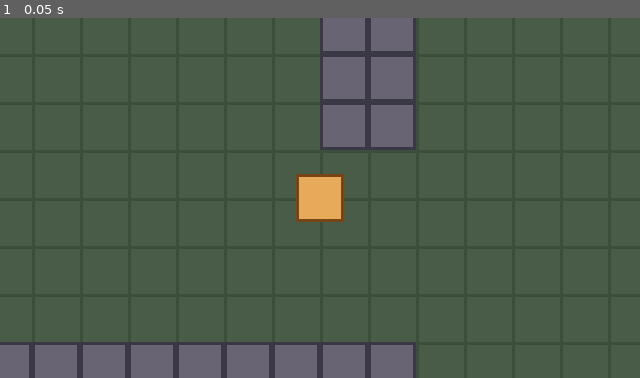
Above: before the commit, frame 1.
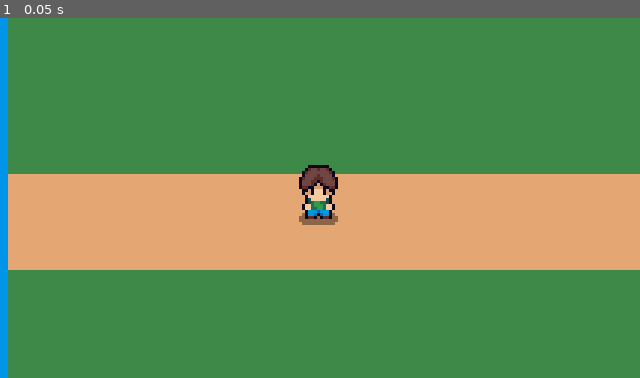
Above: after the commit, the same moment.

Repository: chris-suryo/norfolk-path
Game: Godot game, scene res://scenes/main.tscn
Two runs of this game, one before a commit and one after it. Both use one fixed random seed, a clock stepped at 60 frames per second and the inputs below.
Inputs:
- Up to frame 1 (0.05 s): no input

The runs differ from the first frame. In frame 1, 100% of the frame differs, in the area x 0-100%, y 0-100%.

Commit message:
Swap placeholder art for Cute Fantasy assets; theme level, add shop + chicken
The real art pack landed on the branch (committed by Chris locally, since
itch.io is unreachable from the cloud session), so this pass retires the
programmer-art placeholders and lightly themes the walking skeleton. No
new systems: no combat, no dialogue system, no NPC AI, no save.

- Player: Sprite2D now uses Player.png (32x32 frames, 6x10 sheet; layout
  verified by decoding the PNG — rows are idle down/side/up then walk
  down/side/up, side rows face right). player.gd picks the row from
  facing, cycles columns at 8 fps while moving, flips horizontally when
  walking left. Deliberately plain frame math on one Sprite2D, not an
  animation state machine.
- Level: grass island painted in code (kept — still authored headlessly):
  2-tile water ring replaces the wall ring as the impassable border, pond
  at the east end merges into the ring as a bay, 2-wide path winds from
  the west spawn to the pond. assets/tileset.tres has grass/path/water
  fill tiles with collision on water only; the pack's edge/corner
  autotile sheets are a deferred polish pass.
- Evan's shop: self-contained scenes/shop.tscn (house sprite, solid base,
  Area2D at the door) shows "Toasted, or the old way?" in a bottom-center
  label while the player stands near, hides it on exit. Geometry checked
  against a rendered layout mockup: the trigger circle overlaps the path,
  the collision box does not.
- Chicken at the pond: static Sprite2D, frame 0 of Chicken.png -- a
  TEMPORARY stand-in for Ariana, who should be a duck (duck download
  failed to extract; swap is noted in PROJECT.md).
- Removed assets/placeholder/ (all references replaced).
- PROJECT.md: status, art-pack path, duck note, and a license caution --
  the free tier forbids redistribution, worth revisiting if the repo ever
  goes public.

Authored blind (no engine in this sandbox): validated by gdlint/gdformat
(CI gate), by pattern-matching the already-proven .tres/.tscn syntax, and
by a rendered mockup of the painted layout. Chris's headless import +
Web re-export is the real verification, per the plan.

Co-Authored-By: Claude Sonnet 5 <noreply@anthropic.com>
Claude-Session: https://claude.ai/code/session_01PyCWLhnuhoW79J25QhMwPD

Diff:
--- a/assets/placeholder/tileset.tres
+++ /dev/null
@@ -1,15 +0,0 @@
-[gd_resource type="TileSet" load_steps=3 format=3]
-
-[ext_resource type="Texture2D" path="res://assets/placeholder/tiles.png" id="1_tiles"]
-
-[sub_resource type="TileSetAtlasSource" id="TileSetAtlasSource_1"]
-texture = ExtResource("1_tiles")
-texture_region_size = Vector2i(16, 16)
-0:0/0 = 0
-1:0/0 = 0
-1:0/0/physics_layer_0/polygon_0/points = PackedVector2Array(-8, -8, 8, -8, 8, 8, -8, 8)
-
-[resource]
-tile_size = Vector2i(16, 16)
-physics_layer_0/collision_layer = 1
-sources/0 = SubResource("TileSetAtlasSource_1")
--- /dev/null
+++ b/assets/tileset.tres
@@ -0,0 +1,28 @@
+[gd_resource type="TileSet" load_steps=7 format=3]
+
+[ext_resource type="Texture2D" path="res://assets/cute_fantasy/Cute_Fantasy_Free/Tiles/Grass_Middle.png" id="1_grass"]
+[ext_resource type="Texture2D" path="res://assets/cute_fantasy/Cute_Fantasy_Free/Tiles/Path_Middle.png" id="2_path"]
+[ext_resource type="Texture2D" path="res://assets/cute_fantasy/Cute_Fantasy_Free/Tiles/Water_Middle.png" id="3_water"]
+
+[sub_resource type="TileSetAtlasSource" id="TileSetAtlasSource_grass"]
+texture = ExtResource("1_grass")
+texture_region_size = Vector2i(16, 16)
+0:0/0 = 0
+
+[sub_resource type="TileSetAtlasSource" id="TileSetAtlasSource_path"]
+texture = ExtResource("2_path")
+texture_region_size = Vector2i(16, 16)
+0:0/0 = 0
+
+[sub_resource type="TileSetAtlasSource" id="TileSetAtlasSource_water"]
+texture = ExtResource("3_water")
+texture_region_size = Vector2i(16, 16)
+0:0/0 = 0
+0:0/0/physics_layer_0/polygon_0/points = PackedVector2Array(-8, -8, 8, -8, 8, 8, -8, 8)
+
+[resource]
+tile_size = Vector2i(16, 16)
+physics_layer_0/collision_layer = 1
+sources/0 = SubResource("TileSetAtlasSource_grass")
+sources/1 = SubResource("TileSetAtlasSource_path")
+sources/2 = SubResource("TileSetAtlasSource_water")
--- a/scenes/level.tscn
+++ b/scenes/level.tscn
@@ -1,7 +1,7 @@
 [gd_scene load_steps=3 format=3]
 
 [ext_resource type="Script" path="res://scripts/level.gd" id="1_level"]
-[ext_resource type="TileSet" path="res://assets/placeholder/tileset.tres" id="2_tileset"]
+[ext_resource type="TileSet" path="res://assets/tileset.tres" id="2_tileset"]
 
 [node name="Level" type="TileMapLayer"]
 tile_set = ExtResource("2_tileset")
--- a/scenes/main.tscn
+++ b/scenes/main.tscn
@@ -1,15 +1,26 @@
-[gd_scene load_steps=4 format=3]
+[gd_scene load_steps=6 format=3]
 
 [ext_resource type="PackedScene" path="res://scenes/level.tscn" id="1_level"]
 [ext_resource type="PackedScene" path="res://scenes/player.tscn" id="2_player"]
 [ext_resource type="Script" path="res://scripts/follow_camera.gd" id="3_cam"]
+[ext_resource type="PackedScene" path="res://scenes/shop.tscn" id="4_shop"]
+[ext_resource type="Texture2D" path="res://assets/cute_fantasy/Cute_Fantasy_Free/Animals/Chicken/Chicken.png" id="5_chicken"]
 
 [node name="Main" type="Node2D"]
 
 [node name="Level" parent="." instance=ExtResource("1_level")]
 
+[node name="Shop" parent="." instance=ExtResource("4_shop")]
+position = Vector2(416, 240)
+
+[node name="Chicken" type="Sprite2D" parent="."]
+position = Vector2(712, 296)
+texture = ExtResource("5_chicken")
+hframes = 2
+vframes = 2
+
 [node name="Player" parent="." instance=ExtResource("2_player")]
-position = Vector2(480, 336)
+position = Vector2(136, 328)
 
 [node name="Camera2D" type="Camera2D" parent="."]
 script = ExtResource("3_cam")
--- a/scenes/player.tscn
+++ b/scenes/player.tscn
@@ -1,7 +1,7 @@
 [gd_scene load_steps=4 format=3]
 
 [ext_resource type="Script" path="res://scripts/player.gd" id="1_player"]
-[ext_resource type="Texture2D" path="res://assets/placeholder/player.png" id="2_tex"]
+[ext_resource type="Texture2D" path="res://assets/cute_fantasy/Cute_Fantasy_Free/Player/Player.png" id="2_tex"]
 
 [sub_resource type="RectangleShape2D" id="RectangleShape2D_1"]
 size = Vector2(12, 12)
@@ -12,6 +12,8 @@
 
 [node name="Sprite2D" type="Sprite2D" parent="."]
 texture = ExtResource("2_tex")
+hframes = 6
+vframes = 10
 
 [node name="CollisionShape2D" type="CollisionShape2D" parent="."]
 shape = SubResource("RectangleShape2D_1")
--- /dev/null
+++ b/scenes/shop.tscn
@@ -0,0 +1,42 @@
+[gd_scene load_steps=4 format=3]
+
+[ext_resource type="Script" path="res://scripts/shop_sign.gd" id="1_shop"]
+[ext_resource type="Texture2D" path="res://assets/cute_fantasy/Cute_Fantasy_Free/Outdoor decoration/House_1_Wood_Base_Blue.png" id="2_house"]
+
+[sub_resource type="RectangleShape2D" id="RectangleShape2D_base"]
+size = Vector2(88, 56)
+
+[sub_resource type="CircleShape2D" id="CircleShape2D_door"]
+radius = 56.0
+
+[node name="ShopSign" type="StaticBody2D"]
+script = ExtResource("1_shop")
+
+[node name="Sprite2D" type="Sprite2D" parent="."]
+texture = ExtResource("2_house")
+
+[node name="CollisionShape2D" type="CollisionShape2D" parent="."]
+position = Vector2(0, 34)
+shape = SubResource("RectangleShape2D_base")
+
+[node name="Area2D" type="Area2D" parent="."]
+position = Vector2(0, 48)
+
+[node name="CollisionShape2D" type="CollisionShape2D" parent="Area2D"]
+shape = SubResource("CircleShape2D_door")
+
+[node name="CanvasLayer" type="CanvasLayer" parent="."]
+
+[node name="Label" type="Label" parent="CanvasLayer"]
+anchor_left = 0.5
+anchor_top = 1.0
+anchor_right = 0.5
+anchor_bottom = 1.0
+offset_left = -200.0
+offset_top = -48.0
+offset_right = 200.0
+offset_bottom = -20.0
+grow_horizontal = 2
+grow_vertical = 0
+horizontal_alignment = 1
+vertical_alignment = 1
--- a/scripts/level.gd
+++ b/scripts/level.gd
@@ -1,23 +1,34 @@
 class_name Level
 extends TileMapLayer
 
-## Placeholder level, painted in code at runtime.
+## Grass-island level, painted in code at runtime.
 ##
 ## The layout is generated with set_cell() rather than hand-painted in the
-## editor because this project was authored headlessly (no editor available, and
-## a TileMapLayer's binary tile data isn't safe to hand-write). It uses the
-## placeholder TileSet's two tiles — floor (walkable) and wall (collision) — so
-## dropping in real Cute Fantasy art is a tileset swap, not a level rebuild.
-## It's intentionally larger than one screen so the follow camera actually
-## scrolls and clamps.
+## editor because this project was authored headlessly (no editor available,
+## and a TileMapLayer's binary tile data isn't safe to hand-write). Theme:
+## a grass island ringed by impassable water, a path winding from the west
+## spawn toward a pond at the east end. Uses the Cute Fantasy "middle" fill
+## tiles only — edge/corner autotiling is a later polish pass.
+##
+## Layout map (tile coords, 60x40):
+##   - water ring: 2 tiles thick around the border
+##   - pond: x 46..59, y 10..26 (merges into the east ring, reads as a bay)
+##   - path leg 1: x 2..31, y 20..21 (west spawn -> bend)
+##   - path leg 2: x 30..31, y 12..21 (the bend, heading north)
+##   - path leg 3: x 30..45, y 12..13 (east to the pond edge)
+##   - Evan's shop sits just north of leg 1 (placed in main.tscn)
 
-const SOURCE_ID := 0
-const FLOOR_ATLAS := Vector2i(0, 0)
-const WALL_ATLAS := Vector2i(1, 0)
+const SOURCE_GRASS := 0
+const SOURCE_PATH := 1
+const SOURCE_WATER := 2
+const ATLAS_ORIGIN := Vector2i(0, 0)
 
 ## Level size in tiles. 60x40 @ 16px = 960x640 px, well past the 640x360 view.
 const WIDTH := 60
 const HEIGHT := 40
+
+## Water ring thickness in tiles.
+const RING := 2
 
 
 func _ready() -> void:
@@ -25,21 +36,24 @@
 
 
 func _paint() -> void:
-	# Floor everywhere, with a solid wall ring around the outer edge.
+	# Grass everywhere, water ring around the outer edge.
 	for y in HEIGHT:
 		for x in WIDTH:
-			var is_border := x == 0 or y == 0 or x == WIDTH - 1 or y == HEIGHT - 1
-			var atlas := WALL_ATLAS if is_border else FLOOR_ATLAS
-			set_cell(Vector2i(x, y), SOURCE_ID, atlas)
+			var in_ring := x < RING or y < RING or x >= WIDTH - RING or y >= HEIGHT - RING
+			var source := SOURCE_WATER if in_ring else SOURCE_GRASS
+			set_cell(Vector2i(x, y), source, ATLAS_ORIGIN)
 
-	# A few interior walls so there's real geometry to navigate around.
-	_wall_rect(10, 8, 6, 2)
-	_wall_rect(40, 6, 2, 12)
-	_wall_rect(18, 24, 14, 2)
-	_wall_rect(30, 12, 2, 8)
+	# Pond at the east end, connected to the ring so it reads as a bay.
+	_fill_rect(46, 10, WIDTH - 46, 17, SOURCE_WATER)
+
+	# Path from the west spawn to the pond edge: two horizontal legs joined
+	# by a vertical bend.
+	_fill_rect(2, 20, 30, 2, SOURCE_PATH)
+	_fill_rect(30, 12, 2, 10, SOURCE_PATH)
+	_fill_rect(30, 12, 16, 2, SOURCE_PATH)
 
 
-func _wall_rect(x: int, y: int, w: int, h: int) -> void:
+func _fill_rect(x: int, y: int, w: int, h: int, source: int) -> void:
 	for dy in h:
 		for dx in w:
-			set_cell(Vector2i(x + dx, y + dy), SOURCE_ID, WALL_ATLAS)
+			set_cell(Vector2i(x + dx, y + dy), source, ATLAS_ORIGIN)
--- a/scripts/player.gd
+++ b/scripts/player.gd
@@ -9,6 +9,21 @@
 ## call on Windows, not something the headless build can verify. An early
 ## prototype felt too fast/precise because it snapped straight to max speed with
 ## no ramp; these defaults start slower and heavier on purpose.
+##
+## Sprite frames come straight from the Cute Fantasy Player.png sheet (32x32
+## frames, 6 columns x 10 rows): rows 0/1/2 are idle down/side/up, rows 3/4/5
+## are walk down/side/up, rows 6+ are action rows (unused here). Side rows face
+## RIGHT in the sheet, so moving left flips the sprite. This is deliberately
+## just row/column math on one Sprite2D — no animation state machine yet.
+
+const IDLE_ROW_DOWN := 0
+const IDLE_ROW_SIDE := 1
+const IDLE_ROW_UP := 2
+const WALK_ROW_DOWN := 3
+const WALK_ROW_SIDE := 4
+const WALK_ROW_UP := 5
+const SHEET_COLUMNS := 6
+const WALK_FPS := 8.0
 
 ## 1 = player one (WASD, "p1_*" actions), 2 = player two (arrow keys, "p2_*").
 ## Only P1 is instanced in Slice 1; P2 reuses this exact scene later by flipping
@@ -23,6 +38,10 @@
 @export var friction: float = 800.0
 
 var _action_prefix: String
+var _facing := Vector2.DOWN
+var _anim_time := 0.0
+
+@onready var _sprite: Sprite2D = $Sprite2D
 
 
 func _ready() -> void:
@@ -45,7 +64,32 @@
 		# Normalize so diagonal movement isn't faster than moving straight.
 		input_vector = input_vector.normalized()
 		velocity = velocity.move_toward(input_vector * max_speed, acceleration * delta)
+		_facing = input_vector
 	else:
 		velocity = velocity.move_toward(Vector2.ZERO, friction * delta)
 
 	move_and_slide()
+	_update_sprite(input_vector != Vector2.ZERO, delta)
+
+
+func _update_sprite(moving: bool, delta: float) -> void:
+	# Horizontal facing wins ties on diagonals so side-walking reads clearly.
+	var row: int
+	var flip := false
+	if absf(_facing.x) >= absf(_facing.y):
+		row = WALK_ROW_SIDE if moving else IDLE_ROW_SIDE
+		flip = _facing.x < 0.0
+	elif _facing.y < 0.0:
+		row = WALK_ROW_UP if moving else IDLE_ROW_UP
+	else:
+		row = WALK_ROW_DOWN if moving else IDLE_ROW_DOWN
+
+	var column := 0
+	if moving:
+		_anim_time += delta
+		column = int(_anim_time * WALK_FPS) % SHEET_COLUMNS
+	else:
+		_anim_time = 0.0
+
+	_sprite.flip_h = flip
+	_sprite.frame = row * SHEET_COLUMNS + column
--- /dev/null
+++ b/scripts/shop_sign.gd
@@ -0,0 +1,32 @@
+class_name ShopSign
+extends StaticBody2D
+
+## Evan's shop: a house sprite with solid footing and a proximity one-liner.
+##
+## Walking into the Area2D around the door shows a single text line; walking
+## away hides it. This is deliberately NOT a dialogue system — no interaction
+## key, no branching, one Label on a CanvasLayer — just enough to prove
+## proximity-triggered text before a real dialogue pass exists.
+
+## The line shown when the player is near.
+@export var line: String = "Toasted, or the old way?"
+
+@onready var _label: Label = $CanvasLayer/Label
+@onready var _area: Area2D = $Area2D
+
+
+func _ready() -> void:
+	_label.text = line
+	_label.visible = false
+	_area.body_entered.connect(_on_body_entered)
+	_area.body_exited.connect(_on_body_exited)
+
+
+func _on_body_entered(body: Node2D) -> void:
+	if body is Player:
+		_label.visible = true
+
+
+func _on_body_exited(body: Node2D) -> void:
+	if body is Player:
+		_label.visible = false
Binary file removed: assets/placeholder/player.png
Binary file removed: assets/placeholder/tiles.png
Not shown, changed: PROJECT.md
